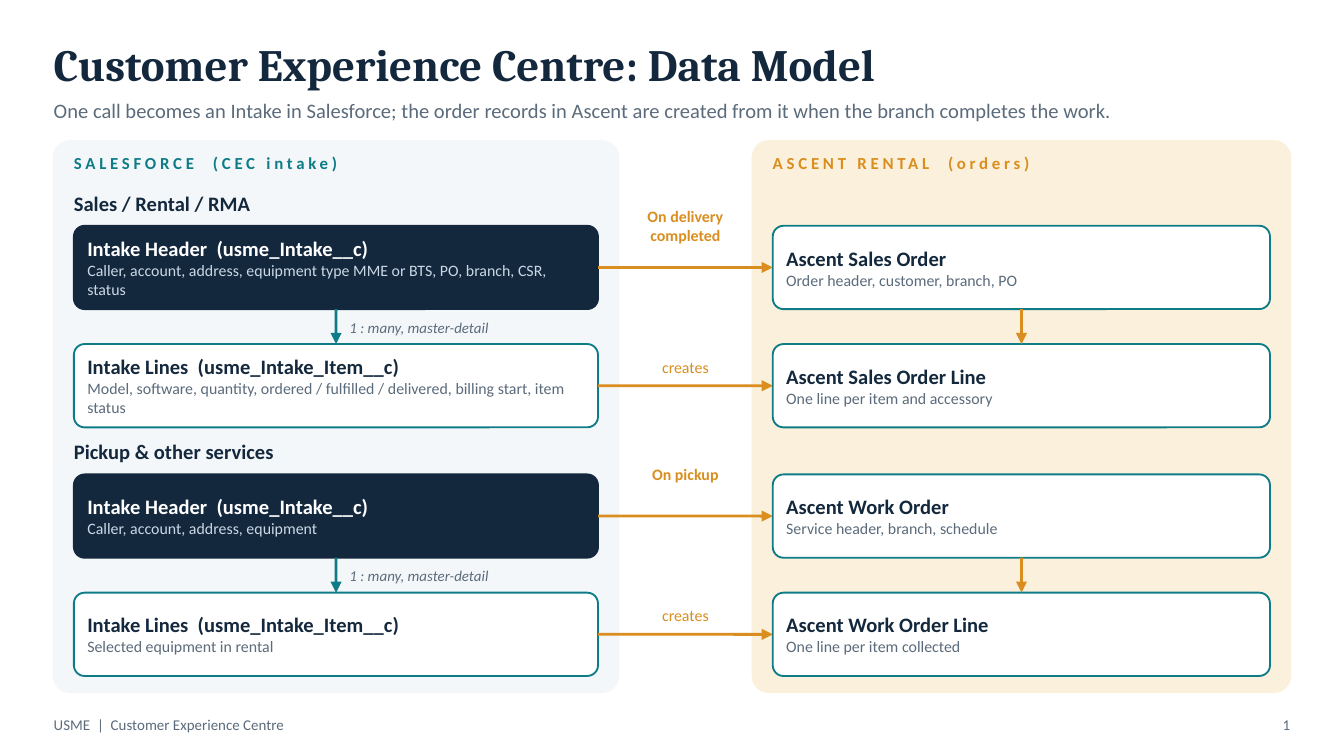
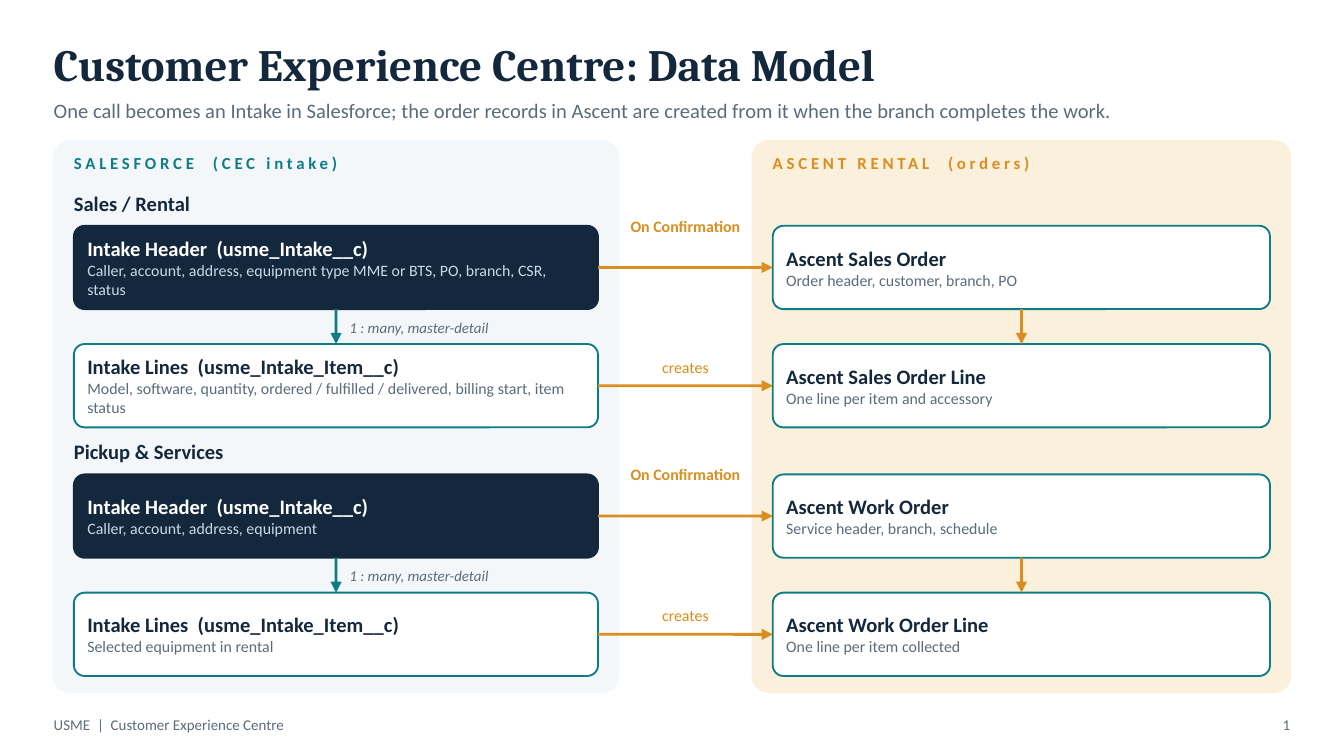
Before and after one commit to sriinksrinivas-beep/USME-FS, a slide deck: slide 1 of CEC_Data_Model_and_Process_Flow_v2.pptx. Drawn at 1344x756 pixels with LibreOffice and Linux fonts; fonts in the diff are those of the drawing. Boxes give left, top, right and bottom in pixels: in the first picture for what was removed or moved away, otherwise in the second. Text is boxed around its words. In the diff, an @@ line names an element or a change of style, - is before the commit and + after.

```diff
--- a/CEC_Data_Model_and_Process_Flow_v2.pptx
+++ b/CEC_Data_Model_and_Process_Flow_v2.pptx
@@ text at <box>74,196,190,211</box>: text changed @@
-Sales / Rental / RMA
+Sales / Rental
@@ text at <box>631,221,740,232</box>: text changed @@
-On delivery
-completed
+On Confirmation
@@ text at <box>74,444,223,463</box>: text changed @@
-Pickup & other services
+Pickup & Services
@@ text at <box>631,469,740,480</box>: text changed @@
-On pickup
+On Confirmation
```
Also in this commit, not shown: 2 other slides changed, 18 other files.
